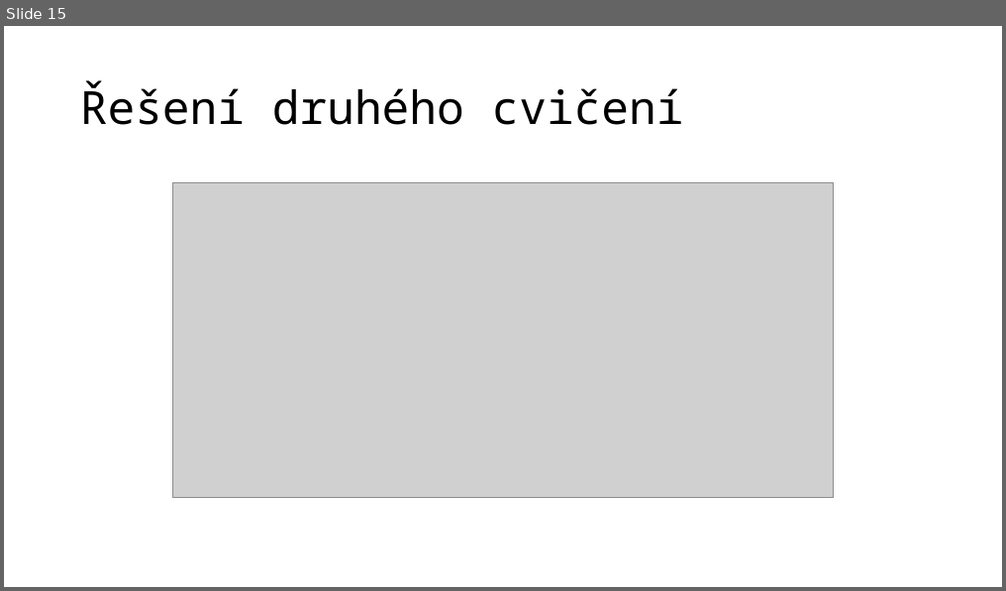
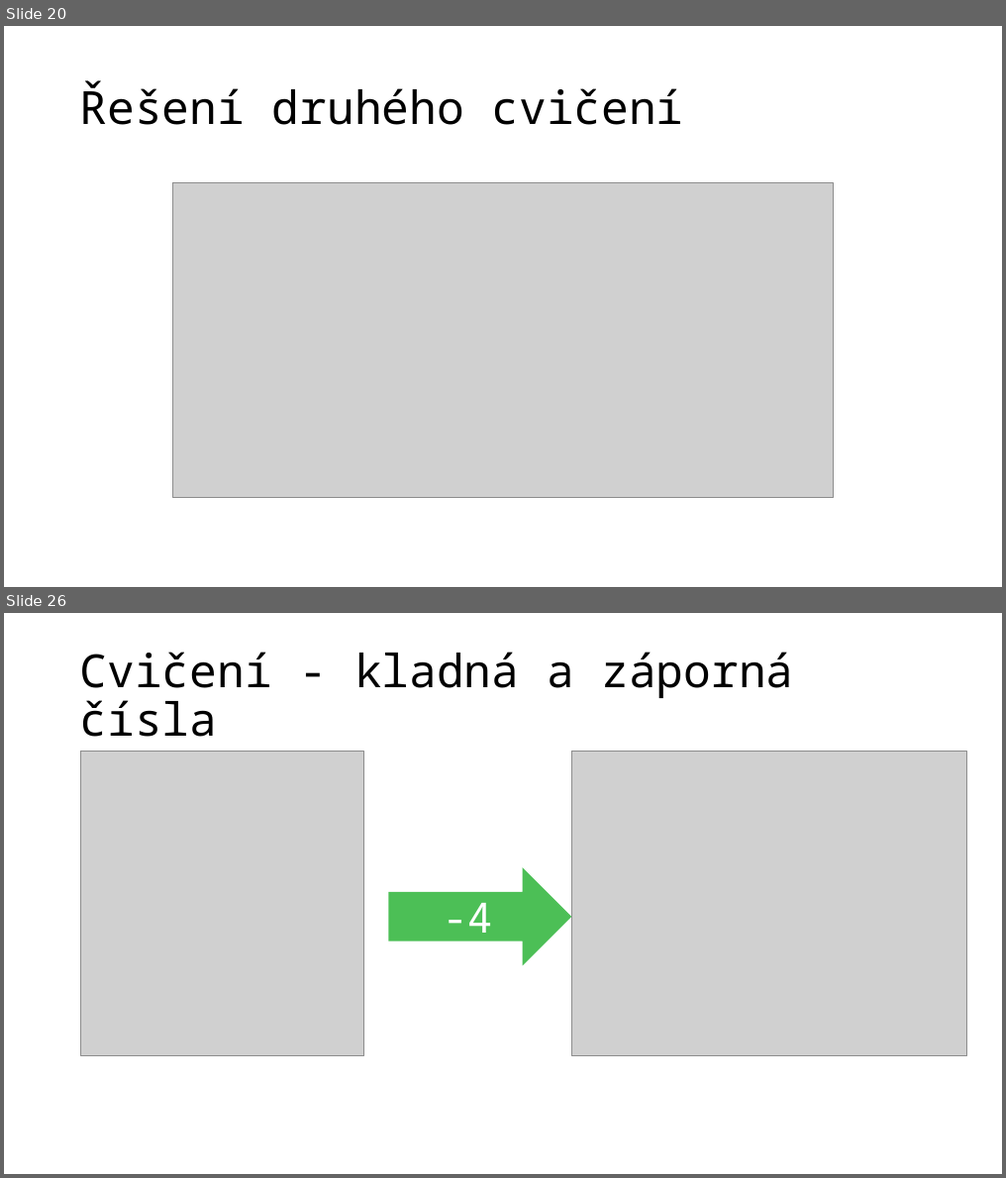
Before and after one commit to jaywor1/scratch, a slide deck: Blokové programování2.pptx. Shown one above the other, each under a label of ours: slide 15 before the commit, slides 20 and 26 after it; the slides between them are not shown. The pictures are 1006x591 and 1006x1178 pixels, drawn with LibreOffice and Linux fonts; fonts in the diff are those of the drawing; grey boxes stand for pictures. Boxes give left, top, right and bottom in pixels: in the first picture for what was removed or moved away, otherwise in the second. Text is boxed around its words. In the diff, an @@ line names an element or a change of style, - is before the commit and + after.

```diff
--- a/Blokové programování2.pptx
+++ b/Blokové programování2.pptx
@@ slide 26 added at <box>4,613,1002,1174</box>, background #FFFFFF @@
@@ title added at <box>80,652,793,737</box>, 44 pt, text #000000 @@
+Cvičení - kladná a záporná čísla
@@ picture added at <box>81,752,364,1057</box> @@
@@ picture added at <box>571,752,966,1057</box> @@
@@ right arrow added at <box>389,867,572,965</box>, fill #4CBF56, 40 pt, text #FFFFFF @@
+-4
@@ what was slide 15 is now slide 20 @@
```
Also in this commit, not shown: 22 other slides added, 3 slides removed.
